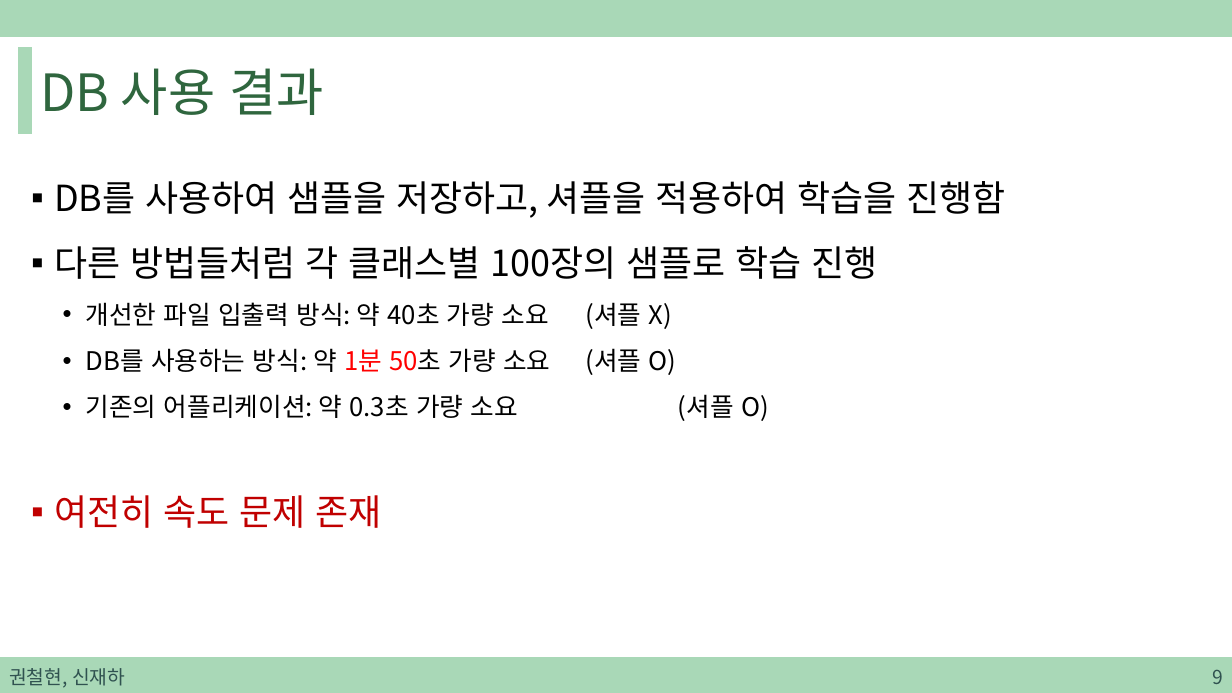
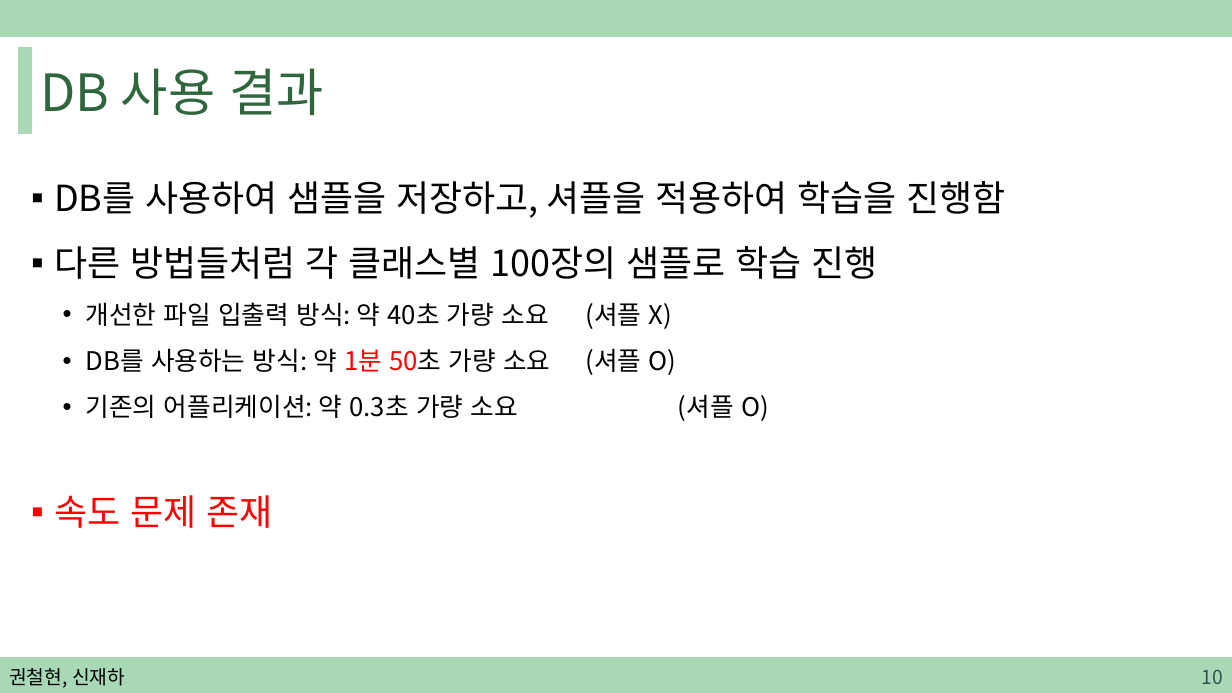
Before and after one commit to sjh4287/capston, a slide deck: slide 10 of 2022.02.18/권철현,신재하.pptx (slide 9 before the commit). Drawn at 1232x693 pixels with LibreOffice and Linux fonts; fonts in the diff are those of the drawing. Boxes give left, top, right and bottom in pixels: in the first picture for what was removed or moved away, otherwise in the second. Text is boxed around its words. In the diff, an @@ line names an element or a change of style, - is before the commit and + after.

```diff
--- a/2022.02.18/권철현,신재하.pptx
+++ b/2022.02.18/권철현,신재하.pptx
@@ text at box(54, 495, 272, 528): text changed; text colour #C00000 to #FF0000 @@
-▪ 여전히 속도 문제 존재
+▪ 속도 문제 존재
@@ text "권철현, 신재하" at box(9, 668, 125, 688): text colour #305250 to #000000 @@
@@ page number at box(1201, 670, 1222, 684): text changed @@
-9
+10
```
Also in this commit, not shown: 34 other slides changed, 8 slides added.
